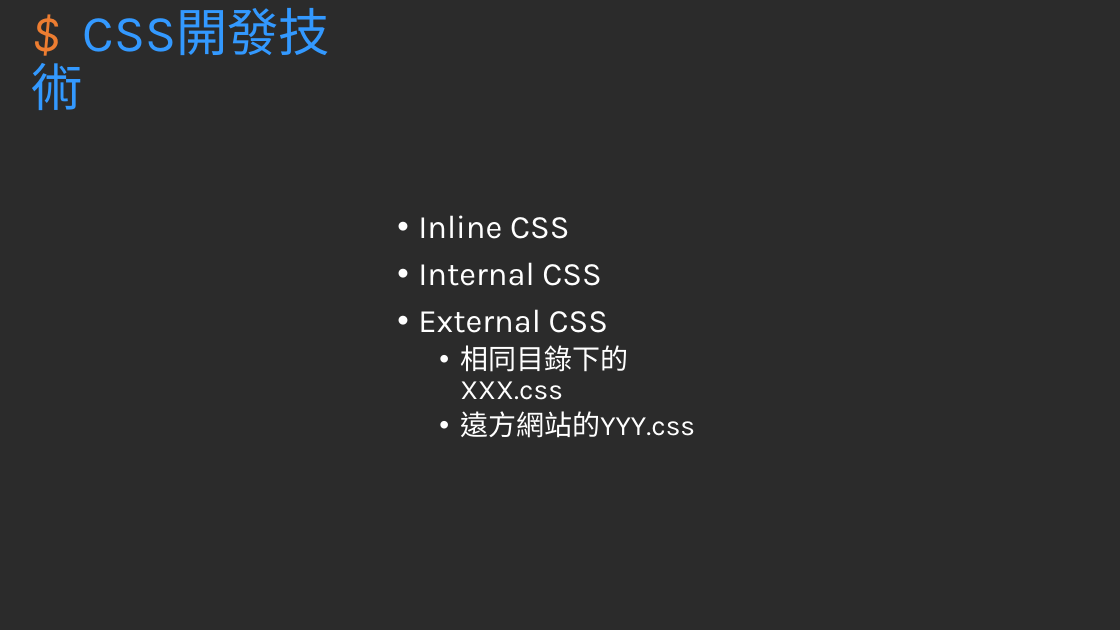
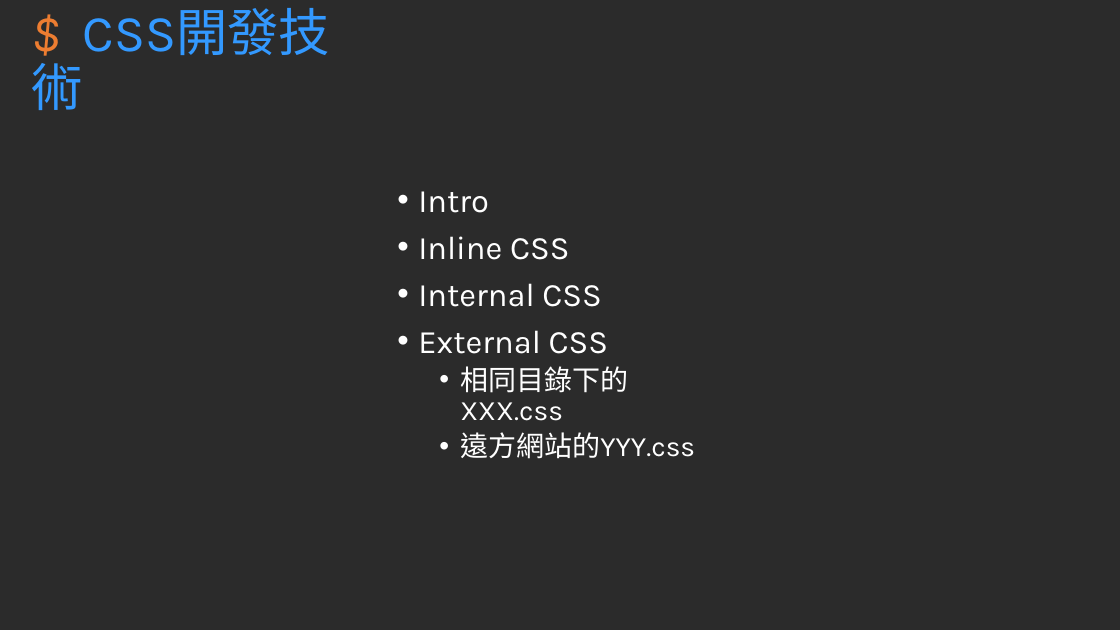
Before and after one commit to hehank/KSU_Class, a slide deck: slide 36 of Web/報告/網站開發技術_期末報告.pptm (slide 22 before the commit). Drawn at 1120x630 pixels with LibreOffice and Linux fonts; fonts in the diff are those of the drawing; background and template pictures are left out; a plain dark background stands for a picture behind light text. Boxes give left, top, right and bottom in pixels: in the first picture for what was removed or moved away, otherwise in the second. Text is boxed around its words. In the diff, an @@ line names an element or a change of style, - is before the commit and + after.

```diff
--- a/Web/報告/網站開發技術_期末報告.pptm
+++ b/Web/報告/網站開發技術_期末報告.pptm
@@ text "Intro": place and size @@
-text "Intro" at [418, 215, 695, 438]
+text "Intro" at [418, 191, 695, 459]
@@ text at [418, 191, 489, 213]: paragraph added @@
+• Intro
```
Also in this commit, not shown: 6 other slides changed, 14 slides added, 10 other files.
